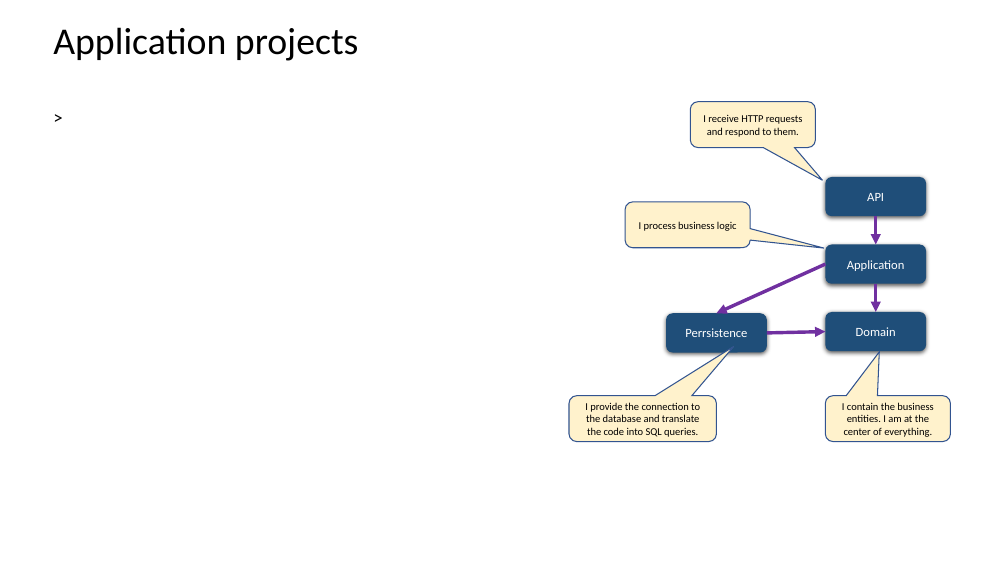
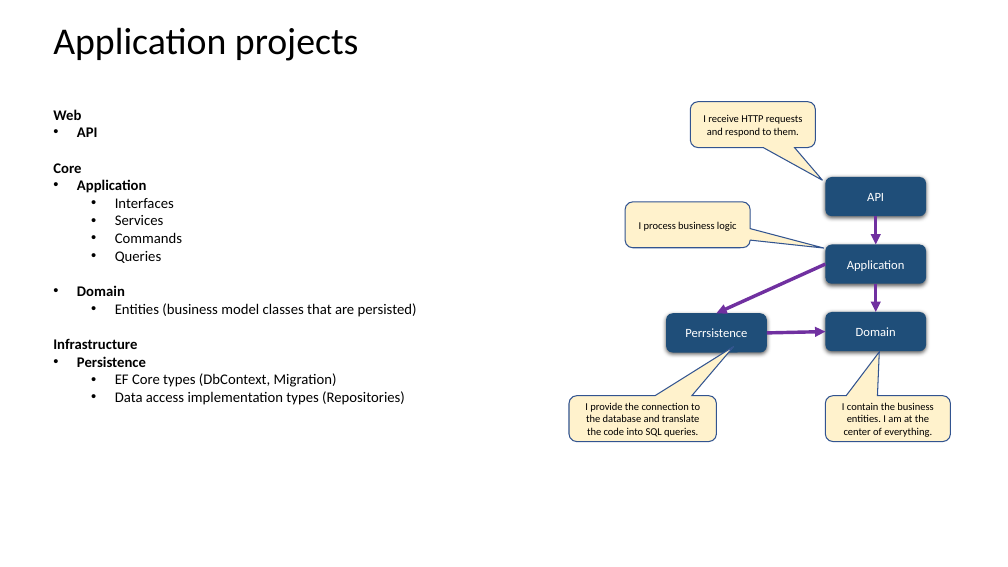
Before and after one commit to sundarkurs/DigitalAssets, a slide deck: slide 7 of Design/Digital Asset - Design.pptx (slide 5 before the commit). Drawn at 1008x567 pixels with LibreOffice and Linux fonts; fonts in the diff are those of the drawing. Boxes give left, top, right and bottom in pixels: in the first picture for what was removed or moved away, otherwise in the second. Text is boxed around its words. In the diff, an @@ line names an element or a change of style, - is before the commit and + after.

```diff
--- a/Design/Digital Asset - Design.pptx
+++ b/Design/Digital Asset - Design.pptx
@@ text removed at (46, 102, 504, 132) @@
->
@@ text added at (53, 109, 417, 405), 14 pt, text #000000 @@
+Web
+• API
+Core
+• Application
+  • Interfaces
+  • Services
+  • Commands
+  • Queries
+• Domain
+  • Entities (business model classes that are persisted)
+Infrastructure
+• Persistence
+  • EF Core types (DbContext, Migration)
+  • Data access implementation types (Repositories)
```
Also in this commit, not shown: 2 other slides changed, 2 slides added, 15 other files.
